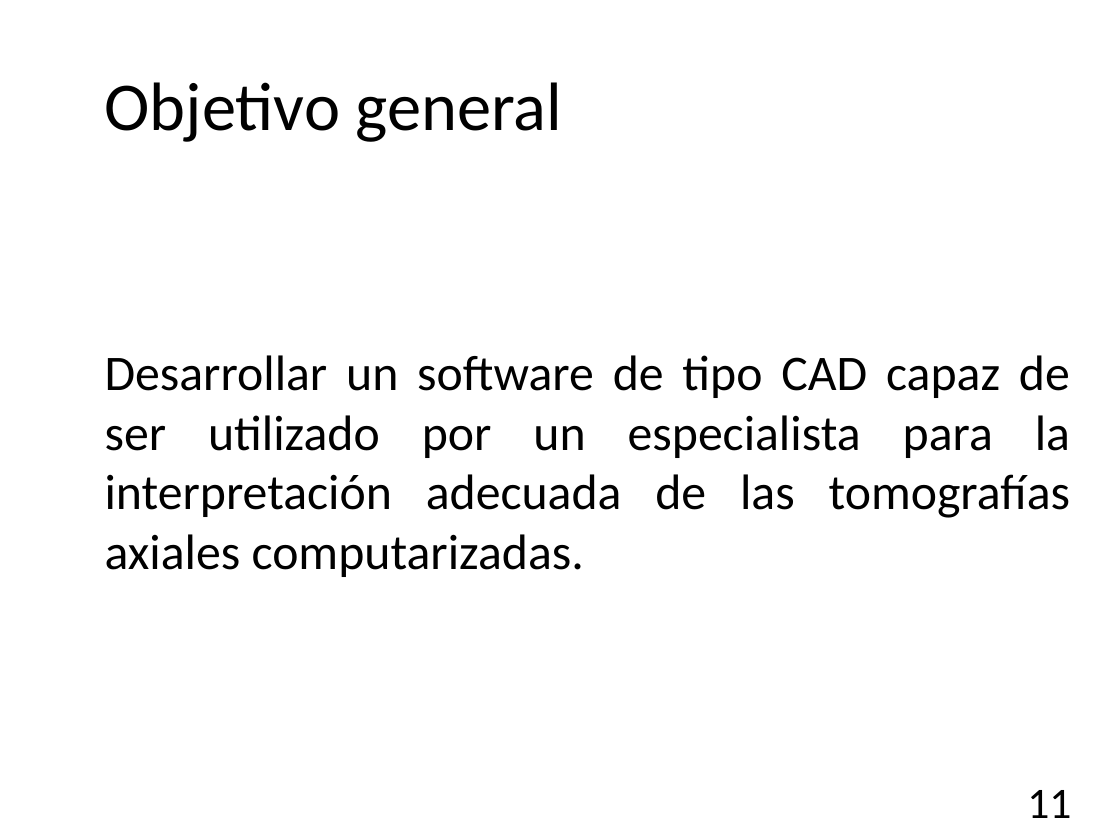
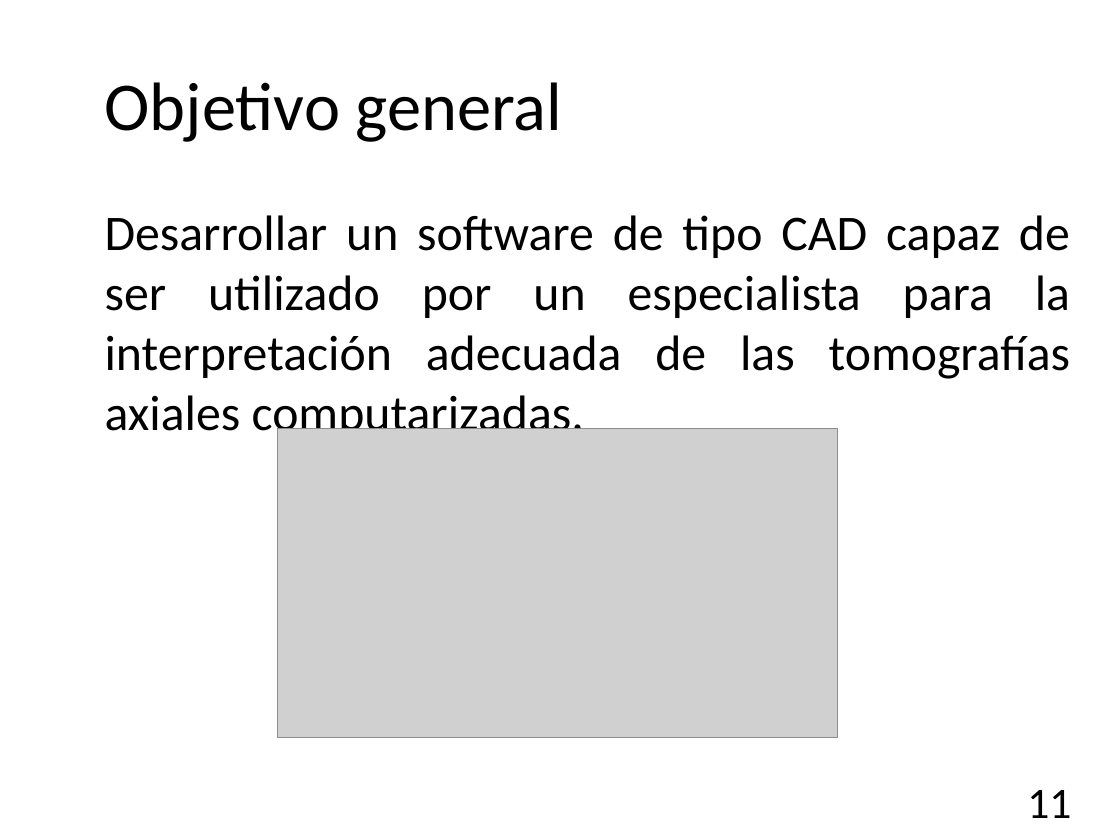
Before and after one commit to garo9521/Trabajo-Terminal, a slide deck: slide 11 of Documento/Presentación.pptx. Drawn at 1120x840 pixels with LibreOffice and Linux fonts; fonts in the diff are those of the drawing; grey boxes stand for pictures; background and template pictures are left out. Boxes give left, top, right and bottom in pixels: in the first picture for what was removed or moved away, otherwise in the second. Text is boxed around its words. In the diff, an @@ line names an element or a change of style, - is before the commit and + after.

```diff
--- a/Documento/Presentación.pptx
+++ b/Documento/Presentación.pptx
@@ text "Desarrollar un software de tipo ..." rewrapped from <box>105,355,1070,577</box> to <box>105,215,1070,442</box> @@
@@ picture added at <box>278,429,838,738</box> @@
```
Also in this commit, not shown: 8 other slides changed, 2 slides added, 1 slide removed, 17 other files.
